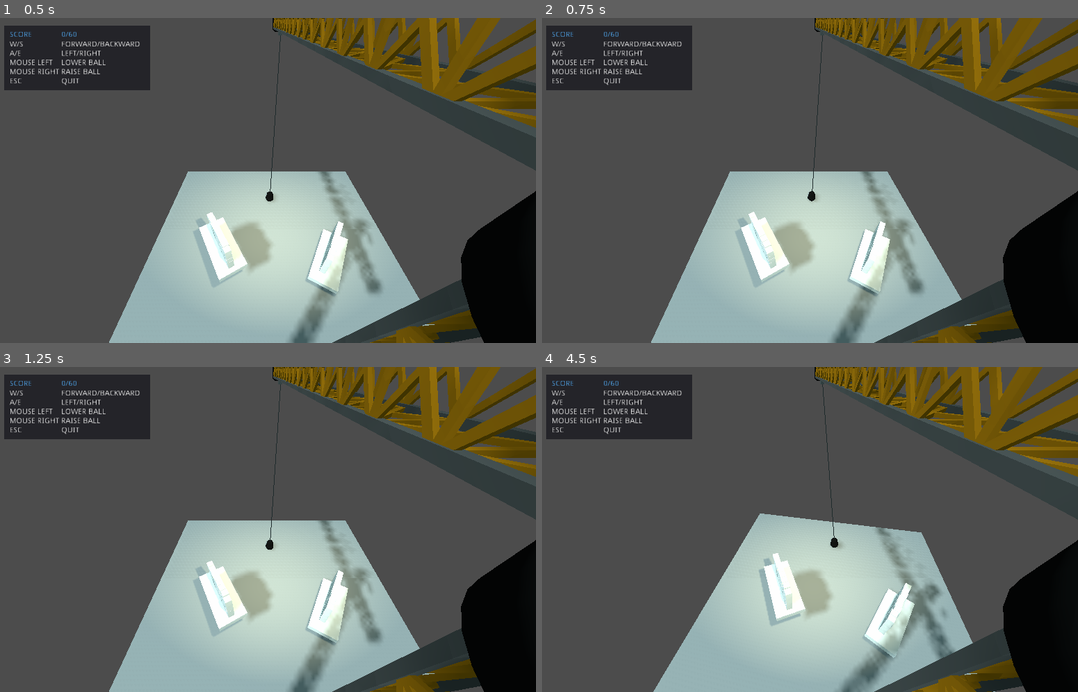
Above: before the commit, frames 1-4 (two rows, left to right).
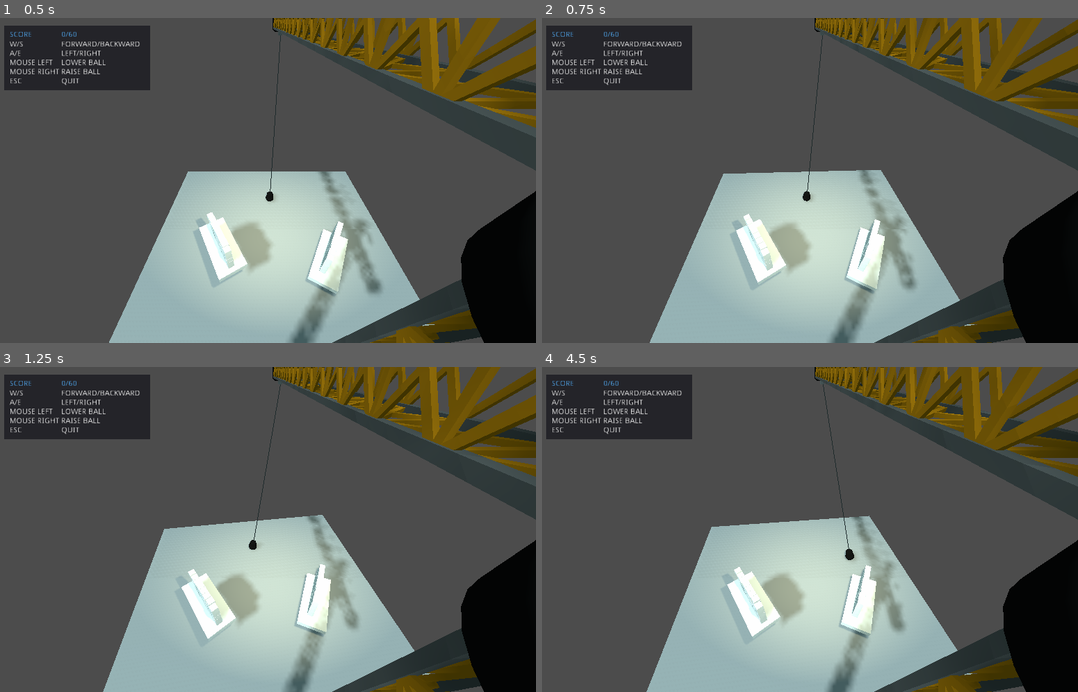
Above: after the commit, the same moments.

Repository: Aroweeri/Get-Rekt
Game: Godot game, scene res://level1.tscn
Same seed, same stepped clock (60 frames per second), same inputs: the game is played once before the commit and once after it.
Inputs (mouse positions are in pixels of both pictures, inside the frame that each line leads up to):
- Up to frame 1 (0.5 s): no input
- Up to frame 2 (0.75 s): tap Enter at 0.5 s; move the mouse to (922, 164) at 0.52 s; press the mouse at (922, 164) at 0.53 s; hold D (rotate_right, bound only after the commit) from 0.53 s (still down)
- Up to frame 3 (1.25 s): keep holding D (rotate_right, bound only after the commit)
- Up to frame 4 (4.5 s): move the mouse to (686, 545) at 1.27 s; release D (rotate_right, bound only after the commit) at 1.28 s; release the mouse at (686, 545) at 1.28 s; hold S (backward, bound only after the commit) 1.28-2.03 s; right-click (686, 545) at 1.35 s; move the mouse to (852, 458) at 2.02 s; press the mouse at (852, 458) at 2.03 s; hold D (rotate_right, bound only after the commit) 2.03-2.78 s; move the mouse to (772, 594) at 2.77 s; release the mouse at (772, 594) at 2.78 s; hold W (forward, bound only after the commit) 2.78-3.53 s; right-click (772, 594) at 2.85 s; move the mouse to (965, 578) at 3.52 s; press the mouse at (965, 578) at 3.53 s; hold A (rotate_left) from 3.53 s (still down); move the mouse to (633, 480) at 4.27 s; release the mouse at (633, 480) at 4.28 s; right-click (633, 480) at 4.35 s

Frame 1 is identical in both runs. In frame 2, 3.2% of the frame differs, in the area x 20-87%, y 0-100%; in frame 3, 7.9%; in frame 4, 13%, in the area x 19-100%, y 0-100%.

Commit message:
Change to qwerty keybinds.

Diff:
--- a/project.godot
+++ b/project.godot
@@ -32,17 +32,17 @@
 }
 rotate_right={
 "deadzone": 0.5,
-"events": [ Object(InputEventKey,"resource_local_to_scene":false,"resource_name":"","device":0,"alt":false,"shift":false,"control":false,"meta":false,"command":false,"pressed":false,"scancode":69,"unicode":0,"echo":false,"script":null)
+"events": [ Object(InputEventKey,"resource_local_to_scene":false,"resource_name":"","device":0,"alt":false,"shift":false,"control":false,"meta":false,"command":false,"pressed":false,"scancode":68,"unicode":0,"echo":false,"script":null)
  ]
 }
 forward={
 "deadzone": 0.5,
-"events": [ Object(InputEventKey,"resource_local_to_scene":false,"resource_name":"","device":0,"alt":false,"shift":false,"control":false,"meta":false,"command":false,"pressed":false,"scancode":44,"unicode":0,"echo":false,"script":null)
+"events": [ Object(InputEventKey,"resource_local_to_scene":false,"resource_name":"","device":0,"alt":false,"shift":false,"control":false,"meta":false,"command":false,"pressed":false,"scancode":87,"unicode":0,"echo":false,"script":null)
  ]
 }
 backward={
 "deadzone": 0.5,
-"events": [ Object(InputEventKey,"resource_local_to_scene":false,"resource_name":"","device":0,"alt":false,"shift":false,"control":false,"meta":false,"command":false,"pressed":false,"scancode":79,"unicode":0,"echo":false,"script":null)
+"events": [ Object(InputEventKey,"resource_local_to_scene":false,"resource_name":"","device":0,"alt":false,"shift":false,"control":false,"meta":false,"command":false,"pressed":false,"scancode":83,"unicode":0,"echo":false,"script":null)
  ]
 }
 raise={
